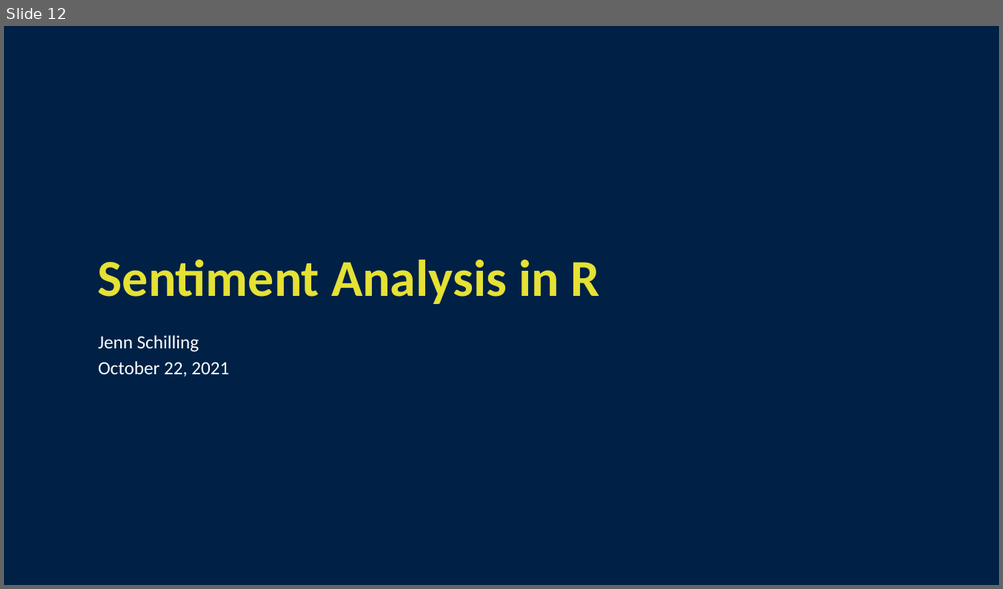
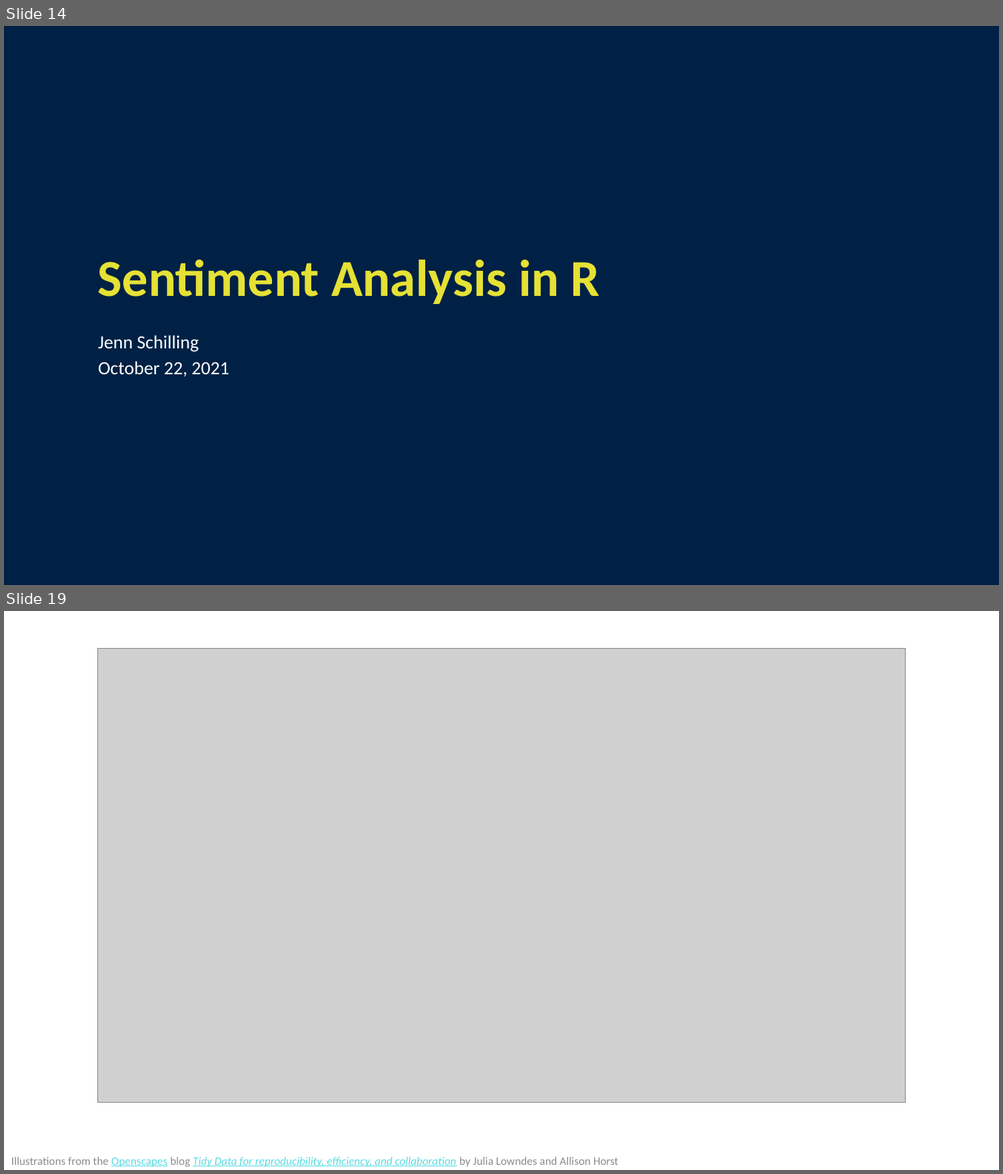
Before and after one commit to jennschilling/sentiment-analysis-in-R, a slide deck: slides/Sentiment Analysis in R.pptx. Shown one above the other, each under a label of ours: slide 12 before the commit, slides 14 and 19 after it; the slides between them are not shown. The pictures are 1003x589 and 1003x1174 pixels, drawn with LibreOffice and Linux fonts; fonts in the diff are those of the drawing; grey boxes stand for pictures; background and template pictures are left out. Boxes give left, top, right and bottom in pixels: in the first picture for what was removed or moved away, otherwise in the second. Text is boxed around its words. In the diff, an @@ line names an element or a change of style, - is before the commit and + after.

```diff
--- a/slides/Sentiment Analysis in R.pptx
+++ b/slides/Sentiment Analysis in R.pptx
@@ slide 19 added at [4,611,999,1170], background #FFFFFF @@
@@ picture added at [97,648,905,1102] @@
@@ text added at [11,1157,618,1167], 11 pt, text #58DBE2, underline @@
+Illustrations from the Openscapes blog Tidy Data for reproducibility, efficiency, and collaboration by Julia Lowndes and Allison Horst
@@ what was slide 12 is now slide 14 @@
```
Also in this commit, not shown: 7 slides changed, 7 other slides added, 3 slides removed.
